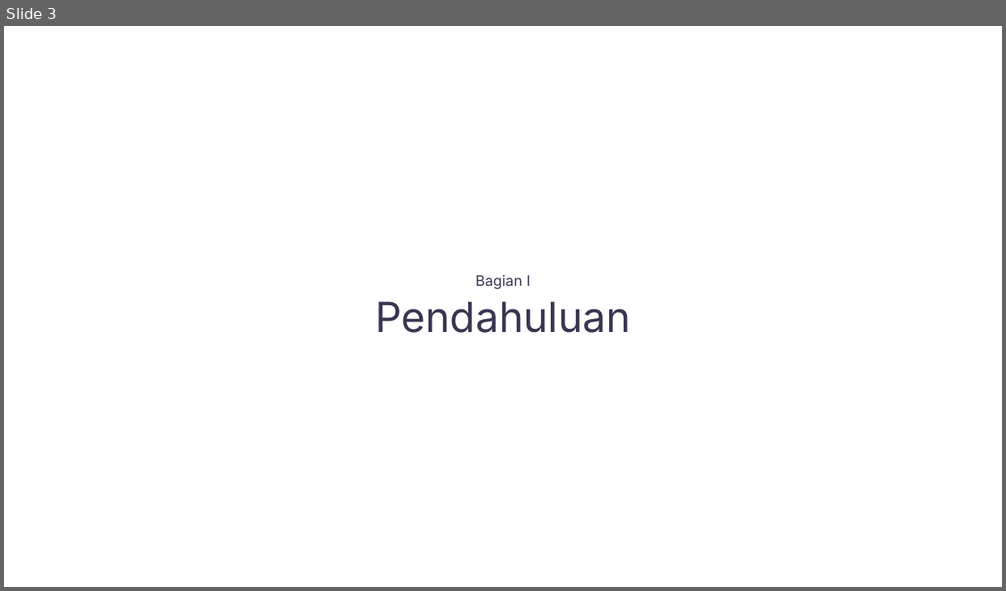
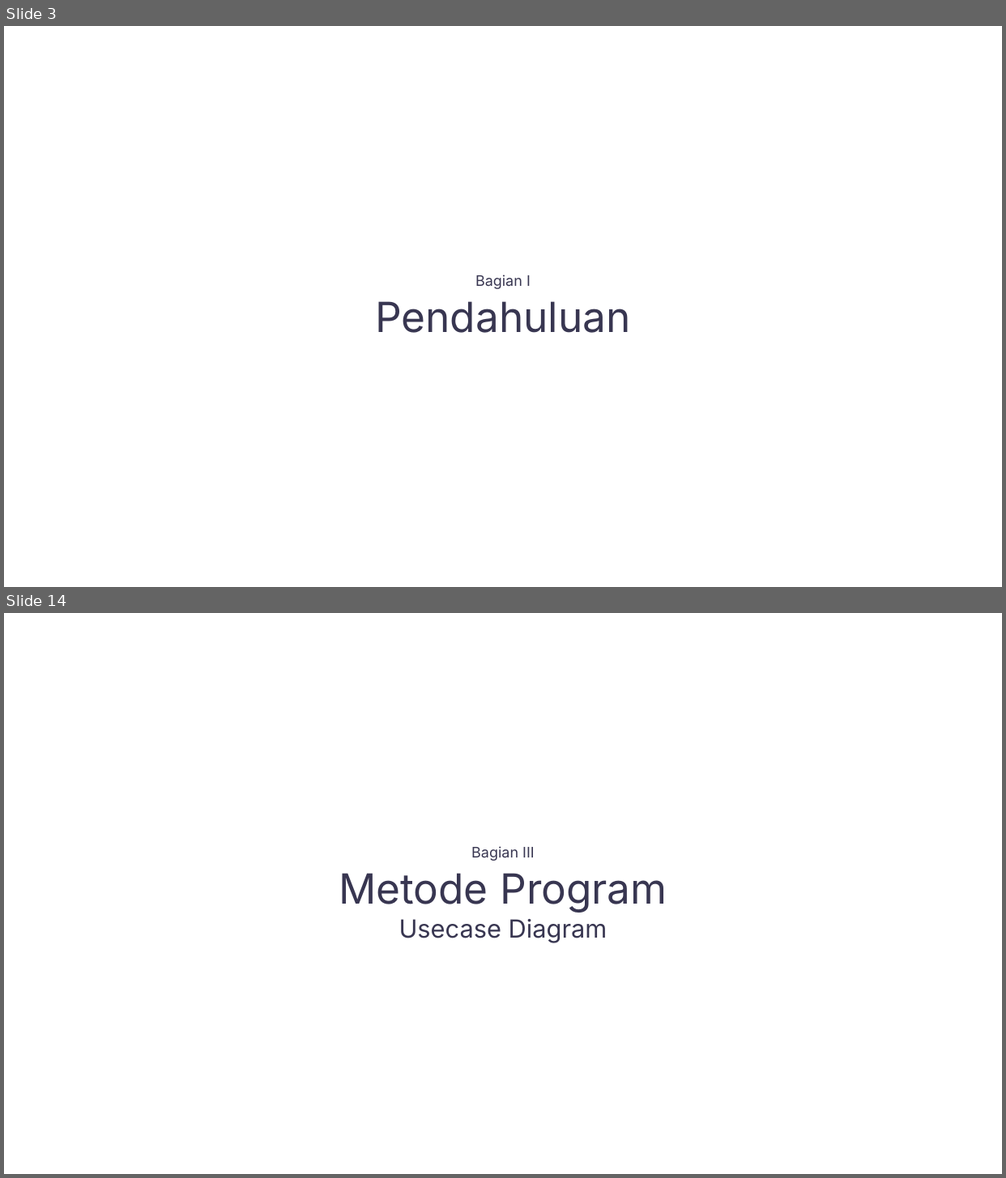
Before and after one commit to andrr64/KeuanganKu, a slide deck: assets/presentasi/presentasi.pptx. Shown one above the other, each under a label of ours: slide 3 before the commit, slides 3 and 14 after it; the slides between them are not shown. The pictures are 1006x591 and 1006x1178 pixels, drawn with LibreOffice and Linux fonts; fonts in the diff are those of the drawing. Boxes give left, top, right and bottom in pixels: in the first picture for what was removed or moved away, otherwise in the second. Text is boxed around its words. In the diff, an @@ line names an element or a change of style, - is before the commit and + after.

```diff
--- a/assets/presentasi/presentasi.pptx
+++ b/assets/presentasi/presentasi.pptx
@@ slide 14 added at [4, 613, 1002, 1174], background #FFFFFF @@
@@ text added at [471, 846, 534, 861], 14 pt, text #383651 @@
+Bagian III
@@ text added at [339, 873, 667, 943], 24 pt, text #383651 @@
+Metode Program
+Usecase Diagram
```
Also in this commit, not shown: 3 slides changed, 10 other slides added, 3 slides removed.
